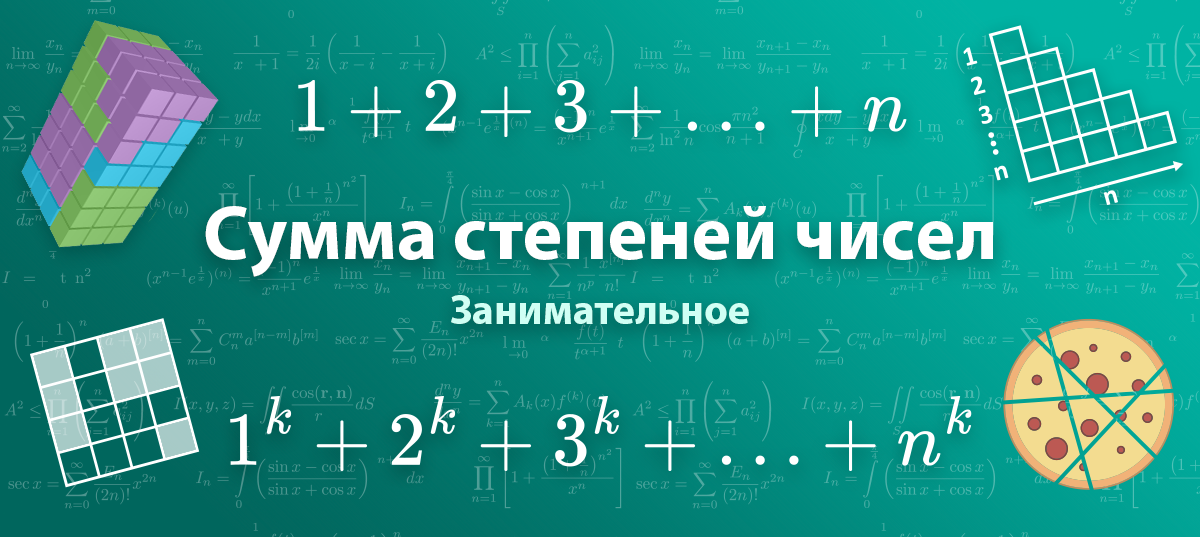
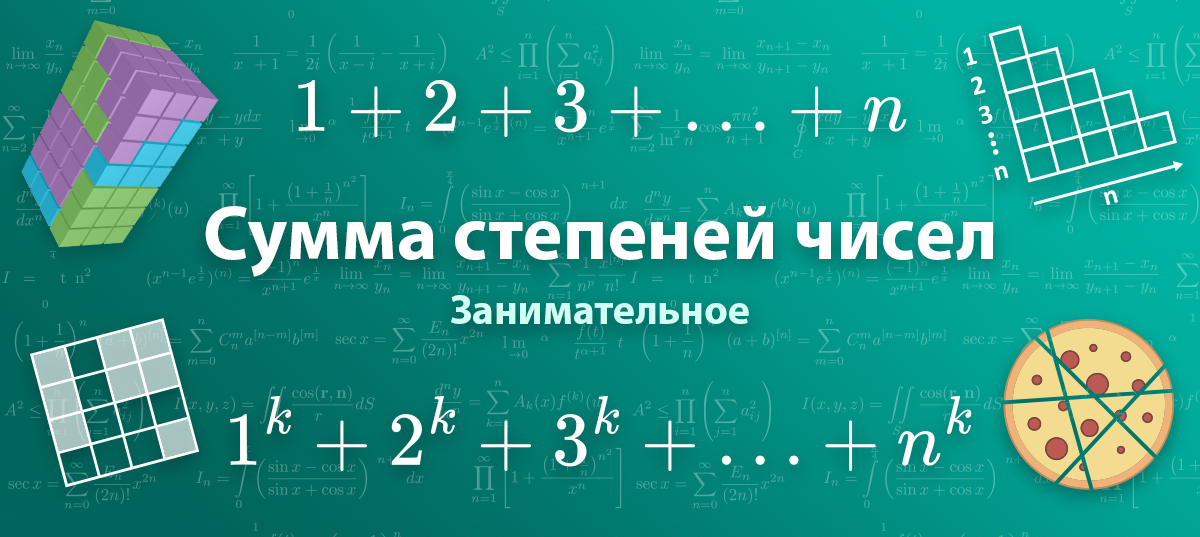
Two versions of the same layered image (w=1200, h=537). Layer-by-layer changes:
painted on "Gradient" over [21, 311, 1189, 511]
